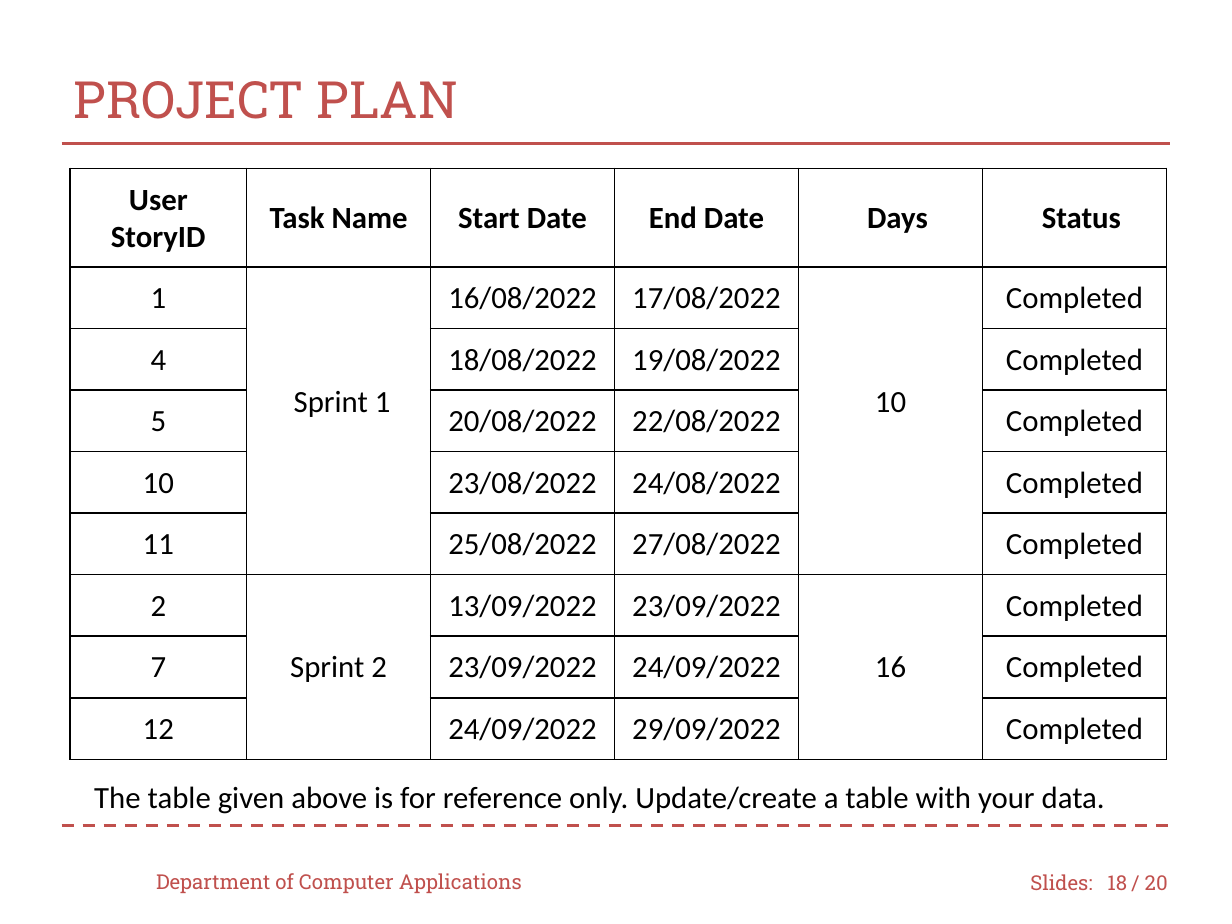
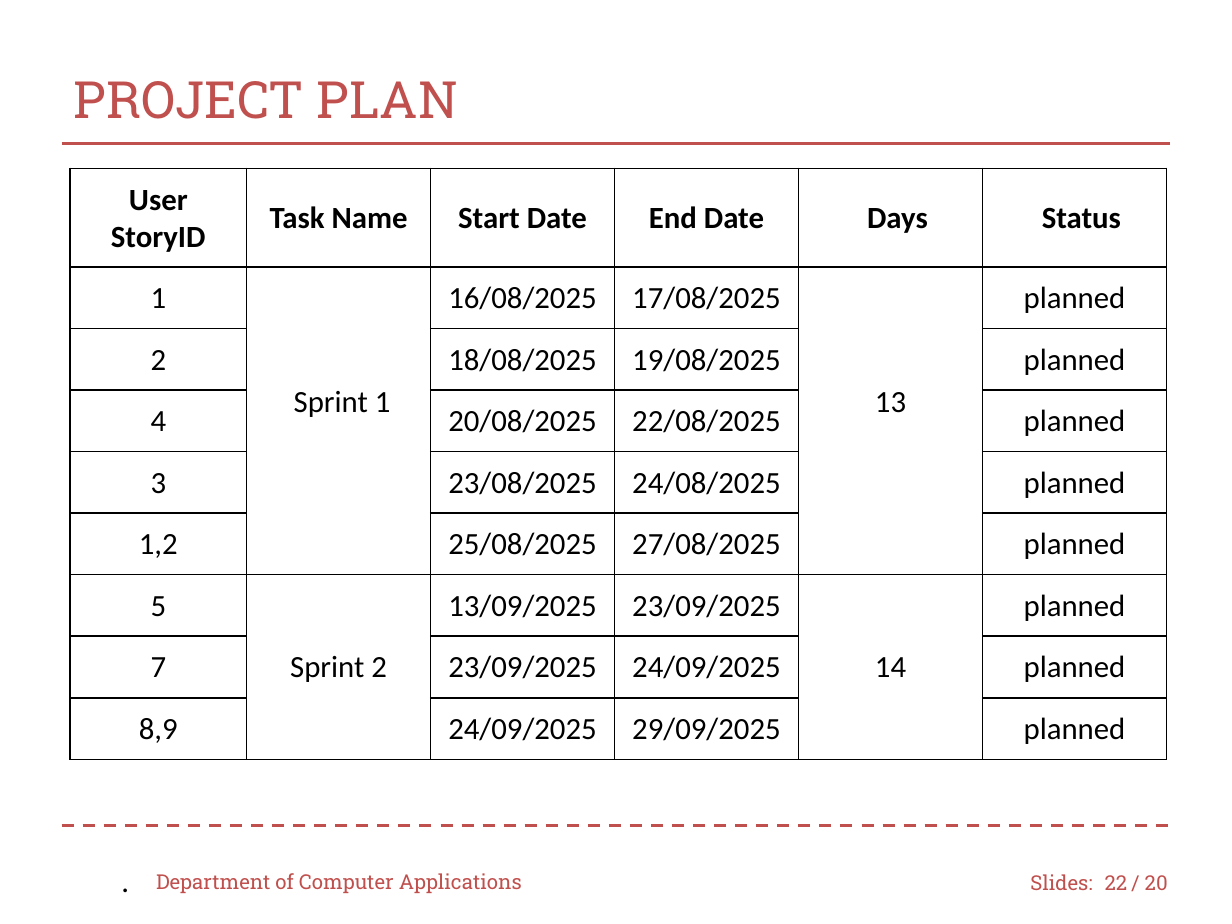
Before and after one commit to muhsina361/THE-COMMERCIAL-VEHICLE-BOOKING, a slide deck: slide 22 of minippt1.pptx (slide 18 before the commit). Drawn at 1232x924 pixels with LibreOffice and Linux fonts; fonts in the diff are those of the drawing; background and template pictures are left out. Boxes give left, top, right and bottom in pixels: in the first picture for what was removed or moved away, otherwise in the second. Text is boxed around its words. In the diff, an @@ line names an element or a change of style, - is before the commit and + after.

```diff
--- a/minippt1.pptx
+++ b/minippt1.pptx
@@ table at box(70, 169, 1164, 760) @@
-row 2: 1 | Sprint 1 | 16/08/2022 | 17/08/2022 | 10 | Completed
+row 2: 1 | Sprint 1 | 16/08/2025 | 17/08/2025 | 13 | planned
-row 3: 4 |  | 18/08/2022 | 19/08/2022 |  | Completed
+row 3: 2 |  | 18/08/2025 | 19/08/2025 |  | planned
-row 4: 5 |  | 20/08/2022 | 22/08/2022 |  | Completed
+row 4: 4 |  | 20/08/2025 | 22/08/2025 |  | planned
-row 5: 10 |  | 23/08/2022 | 24/08/2022 |  | Completed
+row 5: 3 |  | 23/08/2025 | 24/08/2025 |  | planned
-row 6: 11 |  | 25/08/2022 | 27/08/2022 |  | Completed
+row 6: 1,2 |  | 25/08/2025 | 27/08/2025 |  | planned
-row 7: 2 | Sprint 2 | 13/09/2022 | 23/09/2022 | 16 | Completed
+row 7: 5 | Sprint 2 | 13/09/2025 | 23/09/2025 | 14 | planned
-row 8: 7 |  | 23/09/2022 | 24/09/2022 |  | Completed
+row 8: 7 |  | 23/09/2025 | 24/09/2025 |  | planned
-row 9: 12 |  | 24/09/2022 | 29/09/2022 |  | Completed
+row 9: 8,9 |  | 24/09/2025 | 29/09/2025 |  | planned
@@ text at box(94, 786, 1105, 814): text changed @@
-The table given above is for reference only. Update/create a table with your data.
+.
@@ page number at box(1105, 875, 1128, 890): text changed @@
-18
+22
```
Also in this commit, not shown: 13 other slides changed, 6 slides added.
